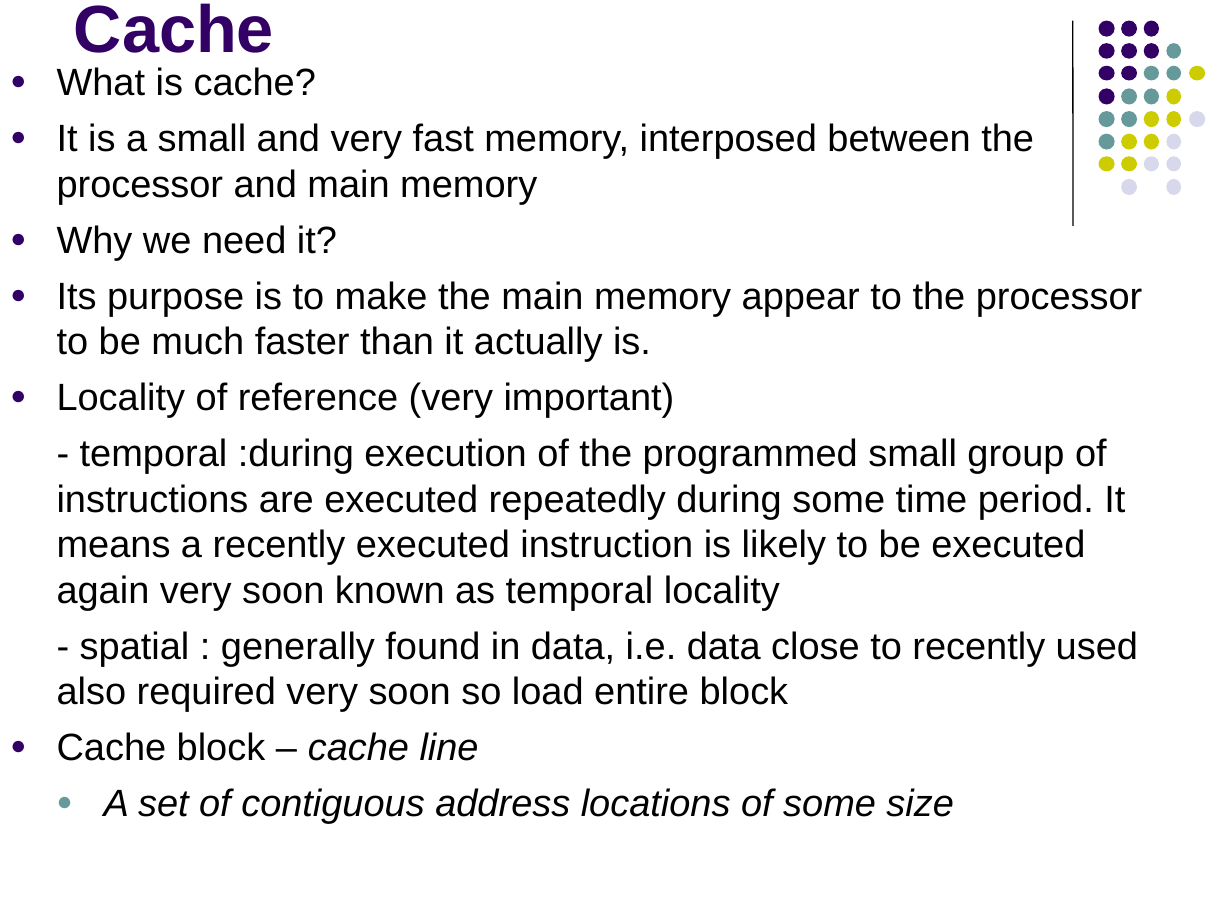
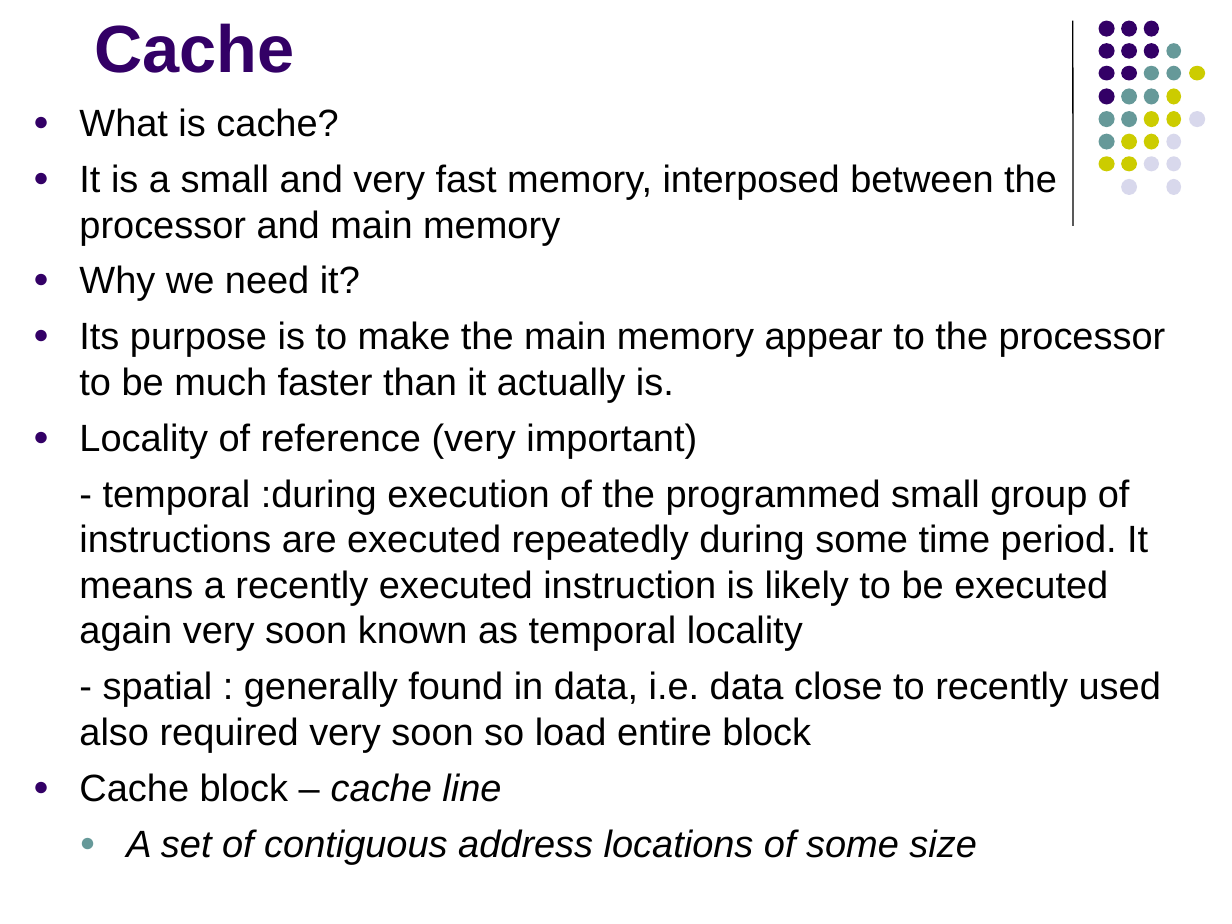
Before and after one commit to Khushi130404/Assembly_8085_Processor, a slide deck: slide 44 of CO_Study/7_memeory1_ams.ppt. Drawn at 1232x924 pixels with LibreOffice and Linux fonts; fonts in the diff are those of the drawing. Boxes give left, top, right and bottom in pixels: in the first picture for what was removed or moved away, otherwise in the second. Text is boxed around its words. In the diff, an @@ line names an element or a change of style, - is before the commit and + after.

```diff
--- a/CO_Study/7_memeory1_ams.ppt
+++ b/CO_Study/7_memeory1_ams.ppt
@@ title "Cache": place and size @@
-title "Cache" at box(74, 3, 274, 53)
+title "Cache" at box(94, 23, 294, 73)
@@ text "What is cache?": place and size @@
-text "What is cache?" at box(57, 67, 1143, 823)
+text "What is cache?" at box(79, 108, 1166, 864)
```
Also in this commit, not shown: 10 other slides changed, 1 other file.
